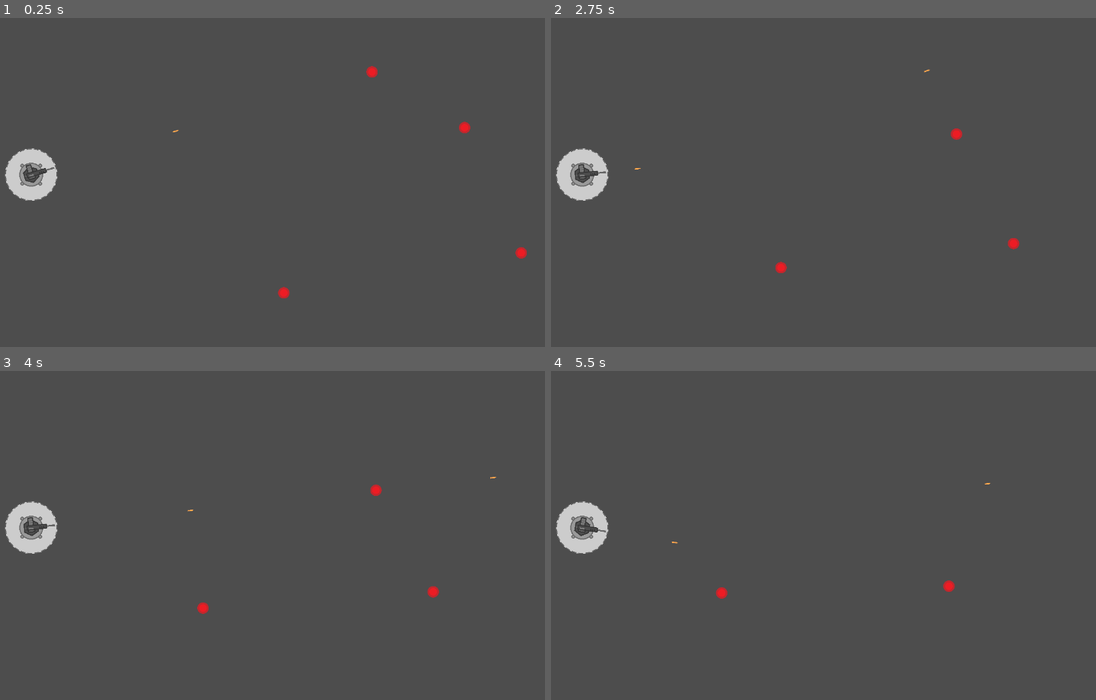
Above: before the commit, frames 1-4 (two rows, left to right).
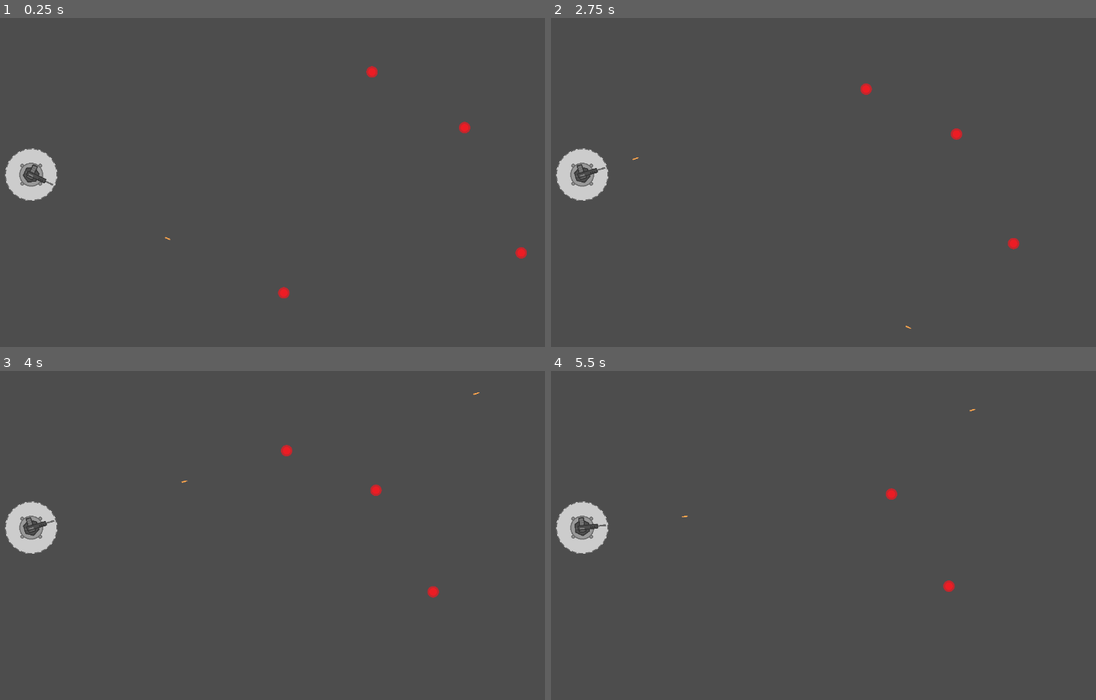
Above: after the commit, the same moments.

Repository: bartoszcholewa/last-signal
Game: Godot game, scene res://main.tscn
Same seed, same stepped clock (60 frames per second), same inputs: the game is played once before the commit and once after it.
Inputs:
- Up to frame 1 (0.25 s): no input
- Up to frame 2 (2.75 s): no input
- Up to frame 3 (4 s): no input
- Up to frame 4 (5.5 s): no input

The runs differ from the first frame. In frame 1, 0.1% of the frame differs, in the area x 4-33%, y 34-68%; in frame 2, 0.2%; in frame 3, 0.2%; in frame 4, 0.2%, in the area x 4-81%, y 11-70%.

Commit message:
Sort targets by range

Diff:
--- a/scenes/turret/turret.gd
+++ b/scenes/turret/turret.gd
@@ -49,12 +49,22 @@
 
 
 func find_target() -> Node2D:
-	var new_target: Node2D = null
+	var targets = get_tree().get_nodes_in_group("enemy")
 
-	if get_tree().has_group("enemy"):
-		new_target = get_tree().get_first_node_in_group("enemy")
+	if targets.is_empty():
+		print("No targets detected")
+		return
 
-	return new_target
+	# Sort by closest to player
+	targets.sort_custom(
+		func(a: Node2D, b: Node2D):
+			var a_distance = a.global_position.distance_squared_to(global_position)
+			var b_distance = b.global_position.distance_squared_to(global_position)
+			return a_distance < b_distance
+	)
+
+	# Return closest target
+	return targets[0]
 
 
 func _on_reload_timer_timeout() -> void:
